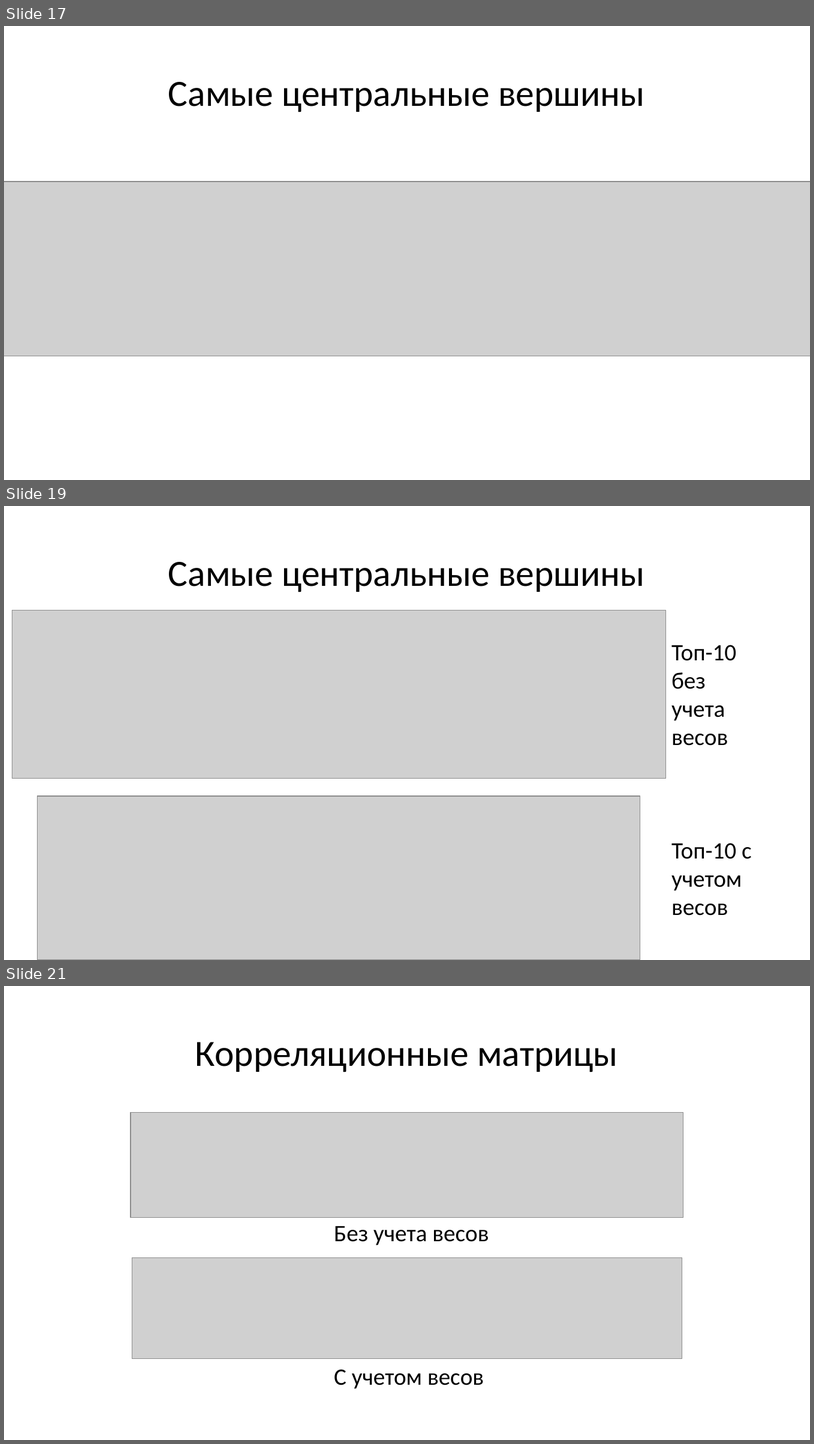
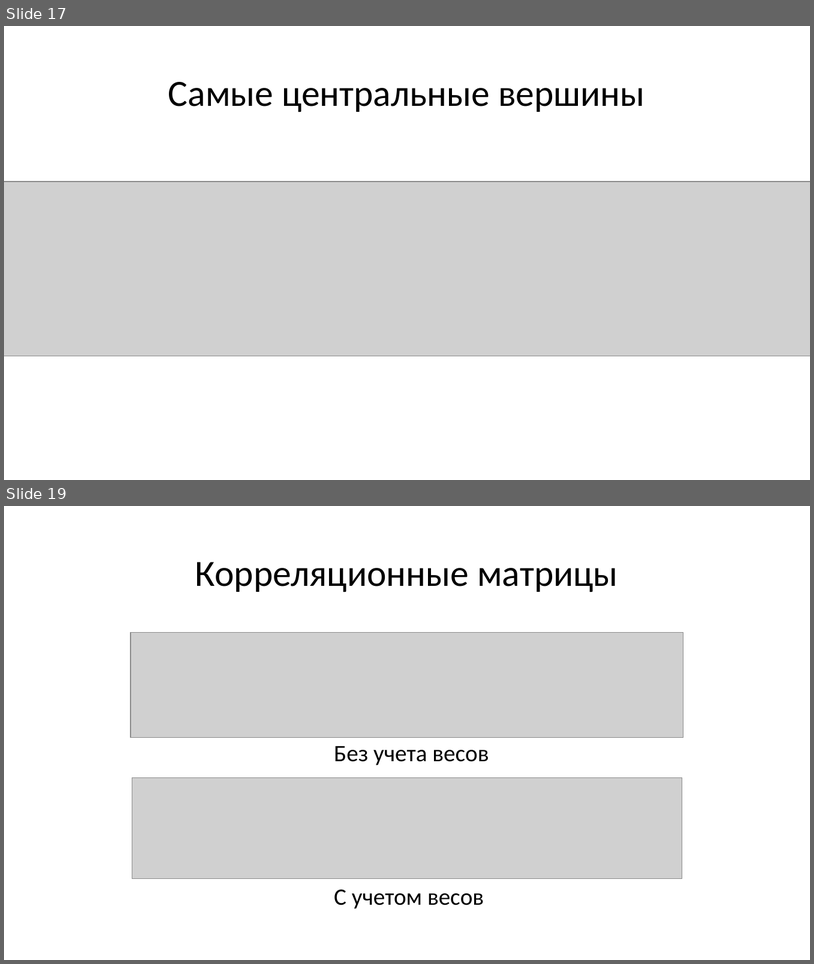
Before and after one commit to justniks/RProjects_EF, a slide deck: Networks/Issledovanie_nauchnogo_sotrudnichestva_v_Novoy_Zelandii.pptx. Shown one above the other, each under a label of ours: slides 17, 19 and 21 before the commit, slides 17 and 19 after it; the slides between them are not shown. The pictures are 814x1444 and 814x964 pixels, drawn with LibreOffice and Linux fonts; fonts in the diff are those of the drawing; grey boxes stand for pictures. Boxes give left, top, right and bottom in pixels: in the first picture for what was removed or moved away, otherwise in the second. Text is boxed around its words. In the diff, an @@ line names an element or a change of style, - is before the commit and + after.

```diff
--- a/Networks/Issledovanie_nauchnogo_sotrudnichestva_v_Novoy_Zelandii.pptx
+++ b/Networks/Issledovanie_nauchnogo_sotrudnichestva_v_Novoy_Zelandii.pptx
@@ slide 19 removed at bbox=[4, 506, 810, 960], background #FFFFFF @@
@@ title removed at bbox=[168, 562, 645, 592] @@
-Самые центральные вершины
@@ picture removed at bbox=[12, 610, 666, 778] @@
@@ text removed at bbox=[672, 645, 737, 745] @@
-Топ-10 без учета весов
@@ picture removed at bbox=[37, 796, 641, 960] @@
@@ text removed at bbox=[672, 843, 752, 915] @@
-Топ-10 с учетом весов
@@ what was slide 21 is now slide 19 @@
```
Also in this commit, not shown: 2 slides changed, 1 other slide removed, 1 other file.
